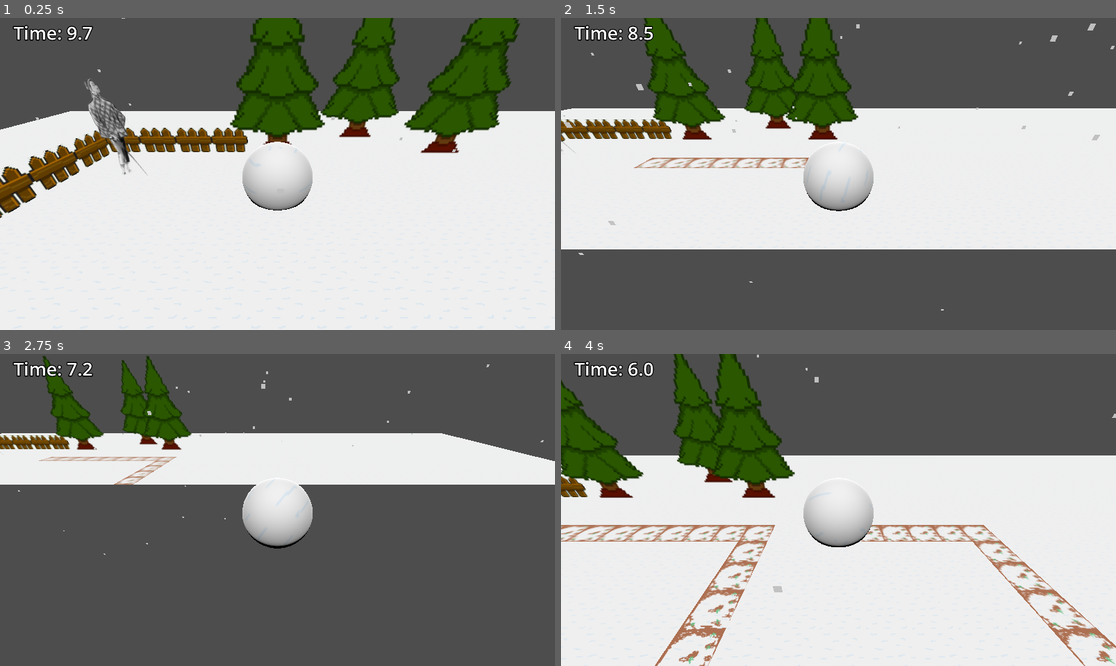
Above: before the commit, frames 1-4 (two rows, left to right).
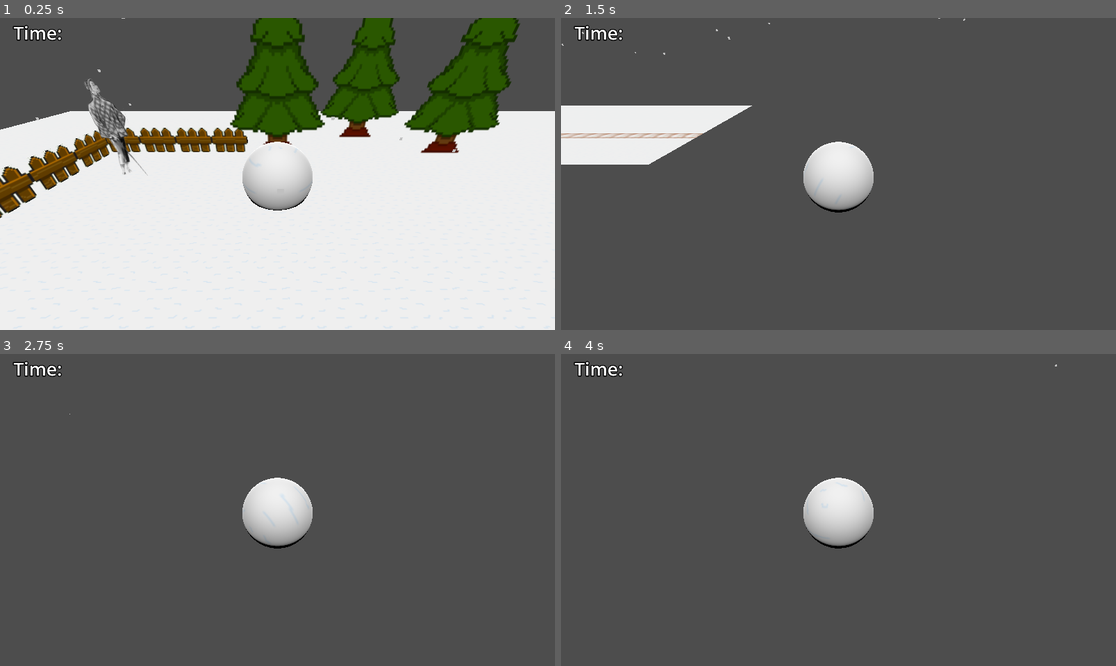
Above: after the commit, the same moments.

Repository: 15mathC/CozyWinterJam2023
Game: Godot game, scene res://main.tscn
Same seed, same stepped clock (60 frames per second), same inputs: the game is played once before the commit and once after it.
Inputs:
- Up to frame 1 (0.25 s): no input
- Up to frame 2 (1.5 s): hold D (move right) 0.53-1.28 s; hold Space (sprint, bound only after the commit) 0.53-1.28 s; hold S (move down) from 1.28 s (still down); tap Space (sprint, bound only after the commit) at 1.35 s
- Up to frame 3 (2.75 s): release S (move down) at 2.03 s; hold D (move right) from 2.03 s (still down); hold Space (sprint, bound only after the commit) from 2.03 s (still down)
- Up to frame 4 (4 s): release D (move right) at 2.78 s; release Space (sprint, bound only after the commit) at 2.78 s; hold W (move up) 2.78-3.53 s; tap Space (sprint, bound only after the commit) at 2.85 s; hold A (move left) from 3.53 s (still down); hold Space (sprint, bound only after the commit) from 3.53 s (still down)

The runs differ from the first frame. In frame 1, 0.1% of the frame differs, in the area x 12-17%, y 2-8%; in frame 2, 47%; in frame 3, 18%; in frame 4, 71%, in the area x 0-100%, y 0-100%.

Commit message:
added dash function to the spacebar

Diff:
--- a/game/PlayerSnowball.gd
+++ b/game/PlayerSnowball.gd
@@ -1,7 +1,8 @@
 extends AnimatableBody3D
 
 @export var playerVisual: Node3D
-@export var speed: int = 10
+@export var speed: float = 10
+@export var dashspeed: float = 50
 var size = 0
 var _old_pos = Vector3(0,0,0)
 
@@ -37,6 +38,10 @@
 	if Input.is_action_pressed("move down"):
 		playerVisual.rotate_x(speed * delta)
 		motion.z = speed
+	if Input.is_action_pressed("sprint"):
+		speed = dashspeed
+	if Input.is_action_just_released("sprint"):
+		speed = 10
 	translate(motion * delta)
 	var collision = move_and_collide(motion * delta, true, 0.001, false, 25)
 	if collision:
--- a/game/main.gd
+++ b/game/main.gd
@@ -22,9 +22,8 @@
 
 # Called every frame. 'delta' is the elapsed time since the previous frame.
 func _process(delta):
+	time_seconds -= delta
+	print(time_seconds)
 	if time_seconds <= 0 and not is_game_over:
 		is_game_over = true
 		end_game()
-	elif not is_game_over:
-		time_seconds -= delta
-		$GameWorld/PlayerSnowball/Camera3D/TimeLabel.text = "Time: %.01f" % time_seconds
--- a/game/main.tscn
+++ b/game/main.tscn
@@ -31,6 +31,7 @@
 
 [node name="World" type="Node3D"]
 script = ExtResource("1_n4nh7")
+time_seconds = 1000.0
 
 [node name="GameWorld" type="Node3D" parent="."]
 
--- a/game/project.godot
+++ b/game/project.godot
@@ -41,6 +41,11 @@
 , Object(InputEventKey,"resource_local_to_scene":false,"resource_name":"","device":-1,"window_id":0,"alt_pressed":false,"shift_pressed":false,"ctrl_pressed":false,"meta_pressed":false,"pressed":false,"keycode":0,"physical_keycode":4194320,"key_label":0,"unicode":0,"echo":false,"script":null)
 ]
 }
+sprint={
+"deadzone": 0.5,
+"events": [Object(InputEventKey,"resource_local_to_scene":false,"resource_name":"","device":-1,"window_id":0,"alt_pressed":false,"shift_pressed":false,"ctrl_pressed":false,"meta_pressed":false,"pressed":false,"keycode":0,"physical_keycode":32,"key_label":0,"unicode":32,"echo":false,"script":null)
+]
+}
 
 [physics]
 
